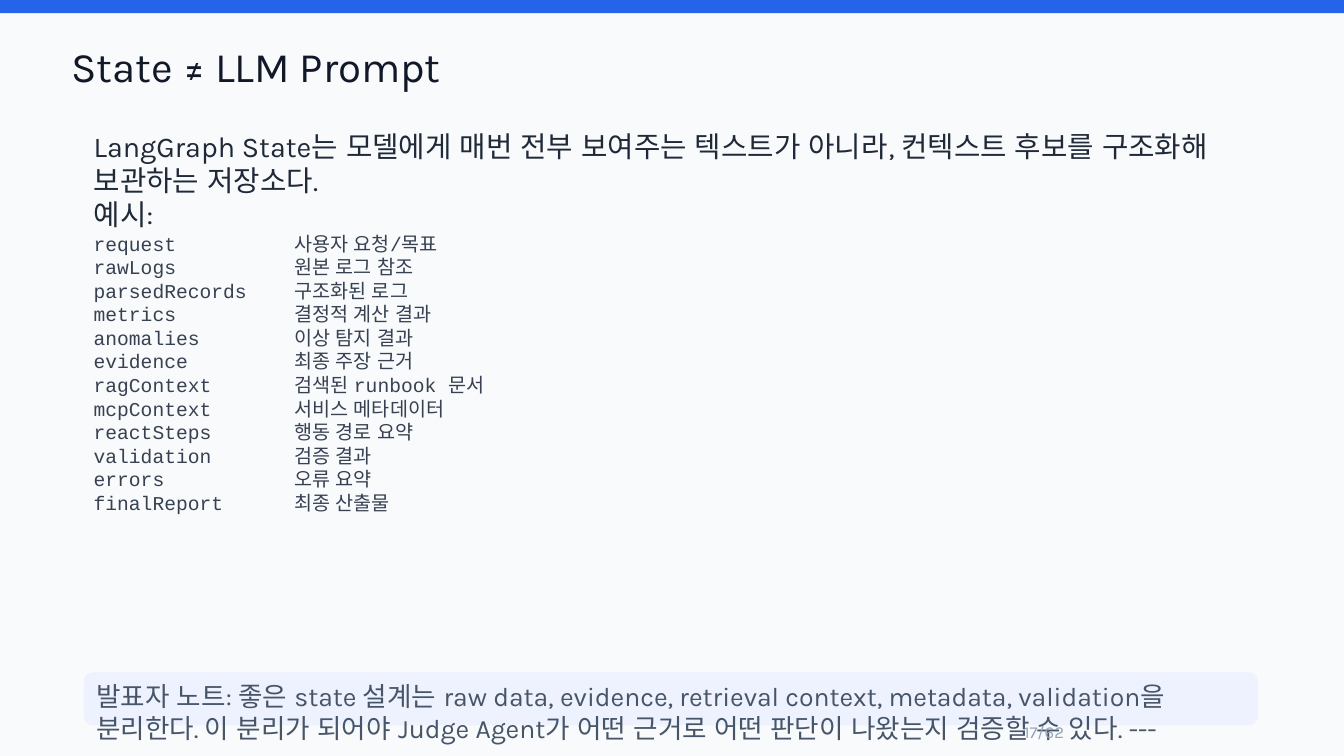
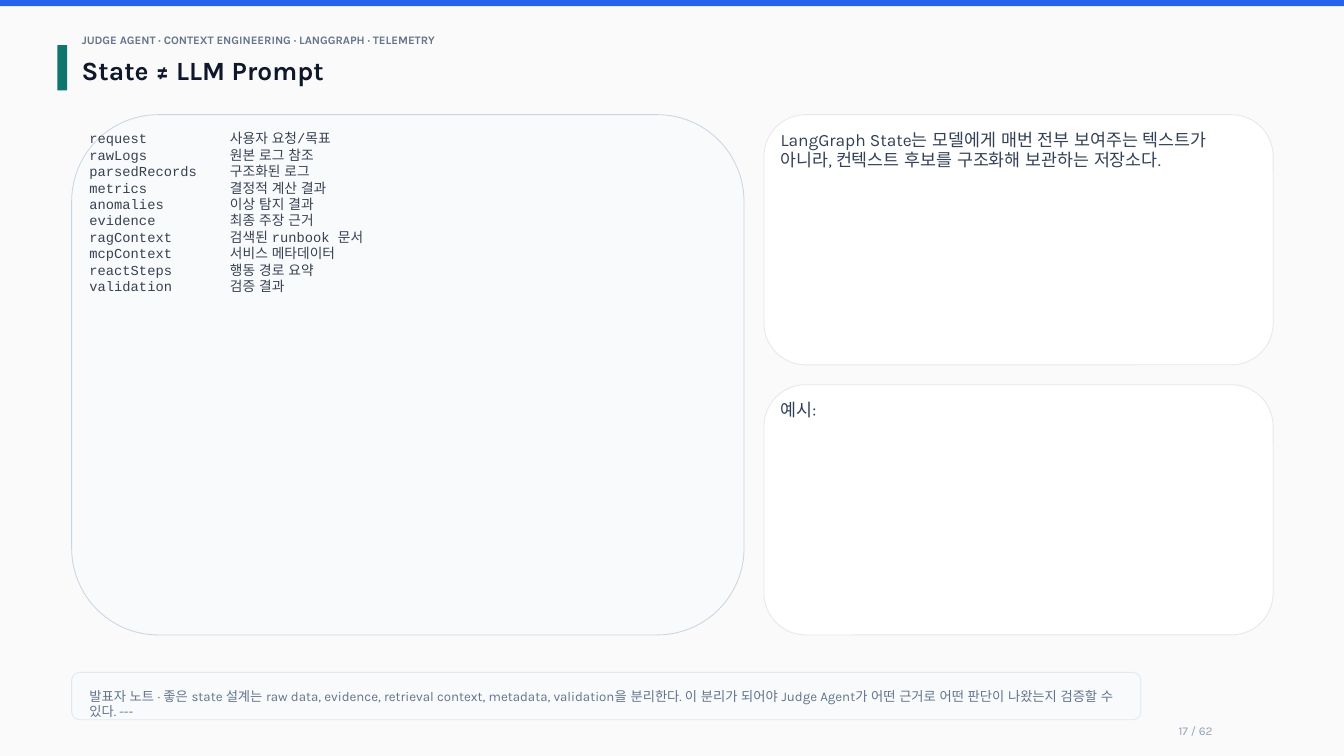
Before and after one commit to lesh915/judge-agent, a slide deck: slide 17 of docs/JUDGE_AGENT_CONTEXT_ENGINEERING_TECH_PRESENTATION.pptx. Drawn at 1344x756 pixels with LibreOffice and Linux fonts; fonts in the diff are those of the drawing. Boxes give left, top, right and bottom in pixels: in the first picture for what was removed or moved away, otherwise in the second. Text is boxed around its words. In the diff, an @@ line names an element or a change of style, - is before the commit and + after.

Commit message:
docs: refine presentation pptx layout

```diff
--- a/docs/JUDGE_AGENT_CONTEXT_ENGINEERING_TECH_PRESENTATION.pptx
+++ b/docs/JUDGE_AGENT_CONTEXT_ENGINEERING_TECH_PRESENTATION.pptx
@@ rectangle resized from (x1=0, y1=0, x2=1344, y2=13) to (x1=0, y1=0, x2=1344, y2=6) @@
@@ rectangle at (x1=0, y1=0, x2=1344, y2=756): fill #F8FAFC to #FAFAFA; outline none to #FAFAFA 0.6 pt @@
@@ rectangle added at (x1=57, y1=45, x2=68, y2=91), fill #0F766E @@
@@ text "State ≠ LLM Prompt" moved from (x1=72, y1=55, x2=441, y2=92) to (x1=82, y1=62, x2=324, y2=86) @@
@@ text "State ≠ LLM Prompt" at (x1=82, y1=62, x2=324, y2=86): size 30 to 18.8 pt, text colour #111827 to #0F172A, bold on @@
@@ text added at (x1=82, y1=36, x2=435, y2=44), 8.2 pt, text #64748B, bold @@
+JUDGE AGENT · CONTEXT ENGINEERING · LANGGRAPH · TELEMETRY
@@ rounded rectangle added at (x1=72, y1=115, x2=744, y2=635), fill #F8FAFC, outline #CBD5E1 0.6 pt @@
@@ rounded rectangle added at (x1=764, y1=115, x2=1273, y2=365), fill #FFFFFF, outline #E5E7EB 0.6 pt @@
@@ text at (x1=89, y1=131, x2=363, y2=292): text changed; size 14 to 9.8 pt @@
-LangGraph State는 모델에게 매번 전부 보여주는 텍스트가 아니라, 컨텍스트 후보를 구조화해 보관하는 저장소다.
-예시:
-request 사용자 요청/목표
-rawLogs 원본 로그 참조
-parsedRecords 구조화된 로그
-metrics 결정적 계산 결과
-anomalies 이상 탐지 결과
-evidence 최종 주장 근거
-ragContext 검색된 runbook 문서
-mcpContext 서비스 메타데이터
-reactSteps 행동 경로 요약
-validation 검증 결과
-errors 오류 요약
-finalReport 최종 산출물
+request 사용자 요청/목표
+rawLogs 원본 로그 참조
+parsedRecords 구조화된 로그
+metrics 결정적 계산 결과
+anomalies 이상 탐지 결과
+evidence 최종 주장 근거
+ragContext 검색된 runbook 문서
+mcpContext 서비스 메타데이터
+reactSteps 행동 경로 요약
+validation 검증 결과
@@ text added at (x1=781, y1=131, x2=1207, y2=168), 12.4 pt, text #334155 @@
+LangGraph State는 모델에게 매번 전부 보여주는 텍스트가 아니라, 컨텍스트 후보를 구조화해 보관하는 저장소다.
@@ rounded rectangle added at (x1=764, y1=385, x2=1273, y2=635), fill #FFFFFF, outline #E5E7EB 0.6 pt @@
@@ text added at (x1=781, y1=401, x2=817, y2=418), 12.4 pt, text #334155 @@
+예시:
@@ rounded rectangle added at (x1=72, y1=673, x2=1141, y2=720), fill #F8FAFC, outline #E2E8F0 0.6 pt @@
@@ text "발표자 노트 · 좋은 state ..." moved from (x1=84, y1=673, x2=1258, y2=725) to (x1=89, y1=690, x2=1113, y2=717) @@
@@ text "발표자 노트 · 좋은 state ..." at (x1=89, y1=690, x2=1113, y2=717): fill #EEF2FF to none @@
@@ text at (x1=89, y1=690, x2=1113, y2=717): text changed; size 19 to 9.5 pt; text colour #475569 to #64748B @@
-발표자 노트: 좋은 state 설계는 raw data, evidence, retrieval context, metadata, validation을 분리한다. 이 분리가 되어야 Judge Agent가 어떤 근거로 어떤 판단이 나왔는지 검증할 수 있다. ---
+발표자 노트 · 좋은 state 설계는 raw data, evidence, retrieval context, metadata, validation을 분리한다. 이 분리가 되어야 Judge Agent가 어떤 근거로 어떤 판단이 나왔는지 검증할 수 있다. ---
@@ text at (x1=1179, y1=727, x2=1213, y2=735): text changed; size 12 to 8.5 pt @@
-17/62
+17 / 62
```
Also in this commit, not shown: 61 other slides changed.
